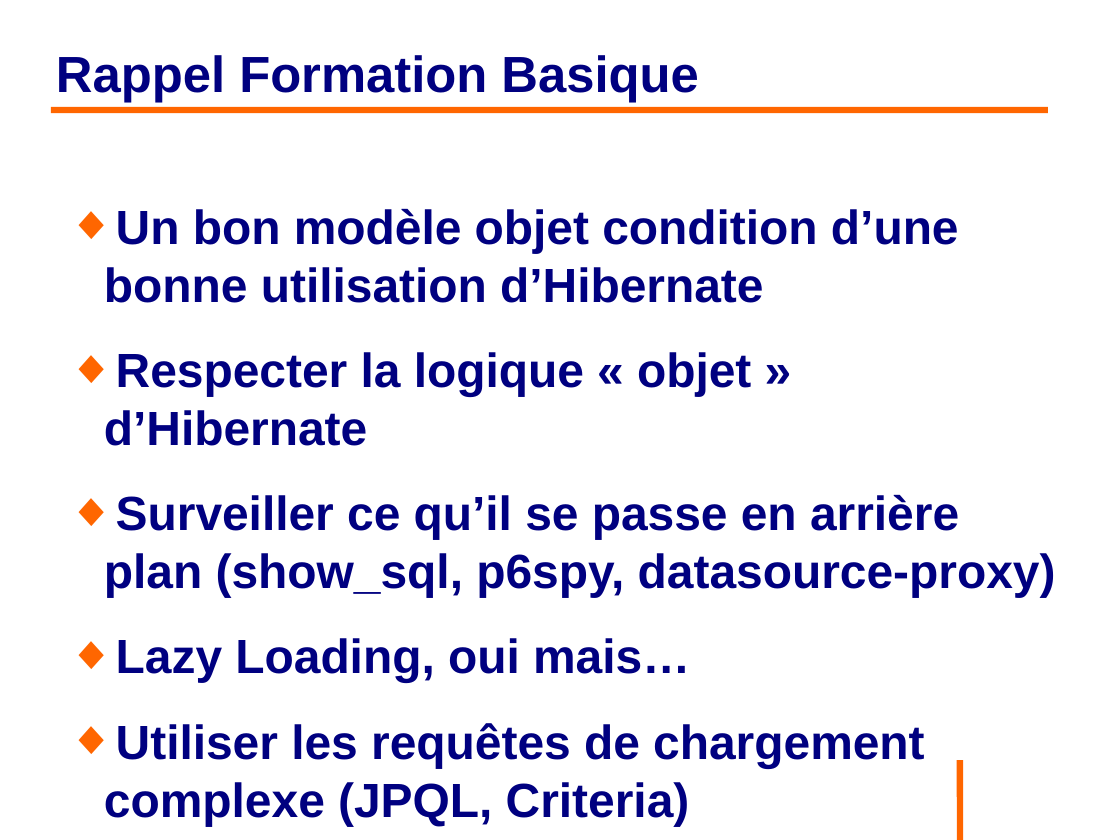
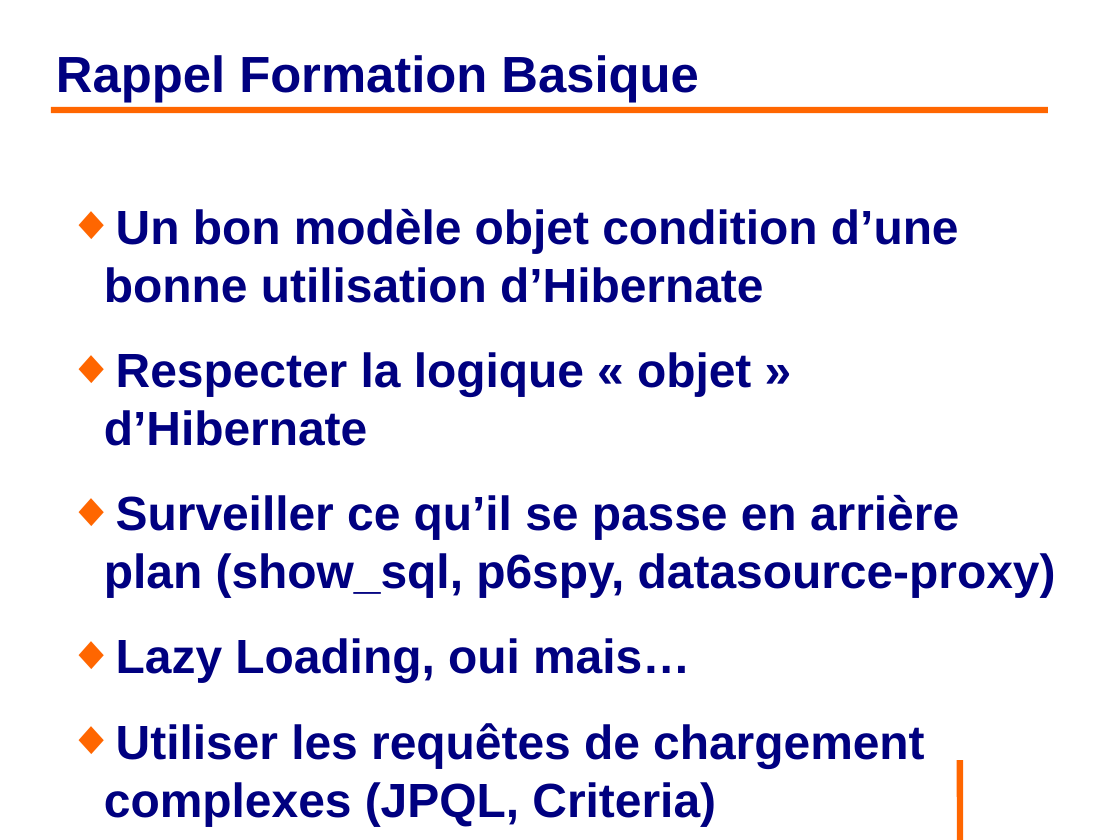
Before and after one commit to philphils/formation-hibernate-avancee, a slide deck: slide 6 of Documentation/diapo_formation_hibernate_avancee.odp. Drawn at 1120x840 pixels with LibreOffice and Linux fonts; fonts in the diff are those of the drawing; background and template pictures are left out. Boxes give left, top, right and bottom in pixels: in the first picture for what was removed or moved away, otherwise in the second. Text is boxed around its words. In the diff, an @@ line names an element or a change of style, - is before the commit and + after.

```diff
--- a/Documentation/diapo_formation_hibernate_avancee.odp
+++ b/Documentation/diapo_formation_hibernate_avancee.odp
@@ text at (104, 723, 924, 827): text changed @@
-◆ Utiliser les requêtes de chargement complexe (JPQL, Criteria)
+◆ Utiliser les requêtes de chargement complexes (JPQL, Criteria)
```
Also in this commit, not shown: 6 other slides changed.
